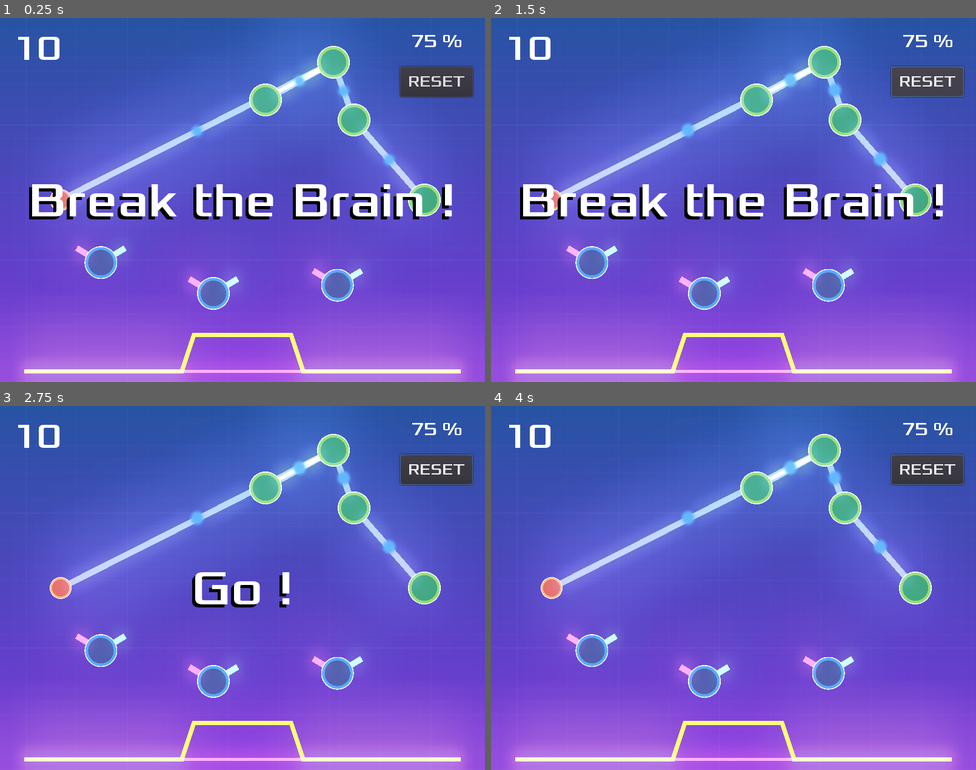
Above: before the commit, frames 1-4 (two rows, left to right).
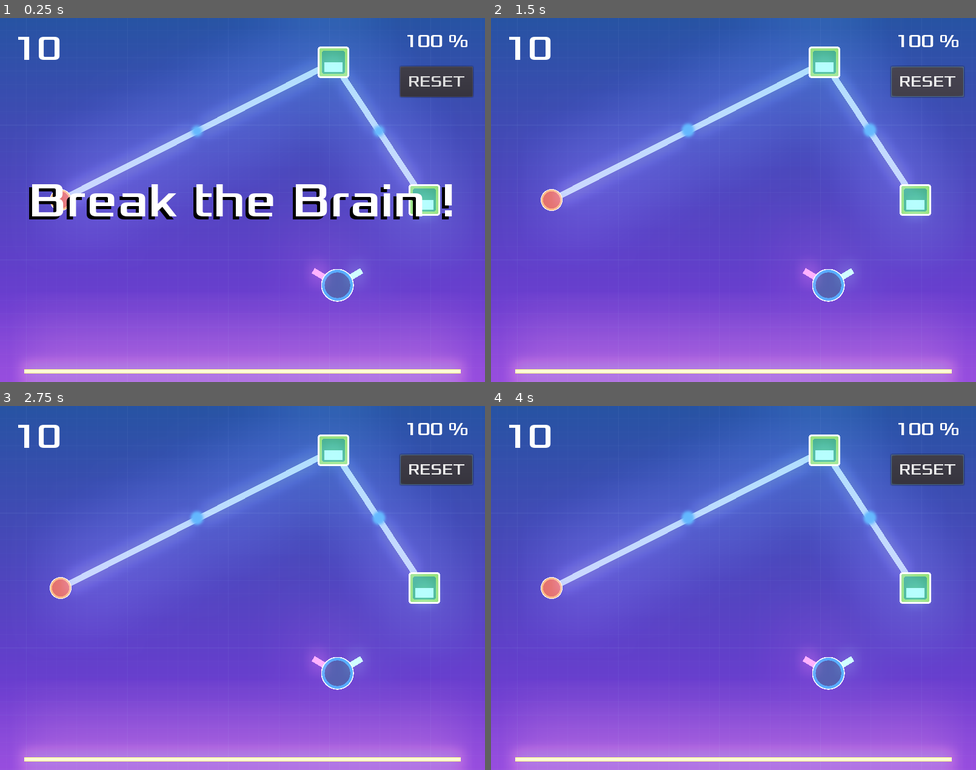
Above: after the commit, the same moments.

Repository: fabienfrfr/BreakTheBrain
Game: Godot game, scene res://Main.tscn
Two runs of this game, one before a commit and one after it. Both use one fixed random seed, a clock stepped at 60 frames per second and the inputs below.
Inputs (mouse positions are in pixels of both pictures, inside the frame that each line leads up to):
- Up to frame 1 (0.25 s): no input
- Up to frame 2 (1.5 s): tap Enter (ui_accept) at 0.5 s; move the mouse to (840, 181) at 0.52 s; hold Enter (ui_accept) 0.53-1.25 s; click "RESET" at 1.25 s
- Up to frame 3 (2.75 s): move the mouse to (145, 606) at 2.02 s
- Up to frame 4 (4 s): move the mouse to (782, 507) at 2.77 s; move the mouse to (709, 660) at 3.52 s

The runs differ from the first frame. In frame 1, 6.1% of the frame differs, in the area x 15-97%, y 4-100%; in frame 2, 10%, in the area x 6-97%, y 4-100%; in frame 3, 7.2%; in frame 4, 6.2%.

Commit message:
Add files via upload

Diff:
--- a/Main.gd
+++ b/Main.gd
@@ -8,8 +8,8 @@
 
 const nb_i = 1
 const nb_out = 1
-const nb_fix = 3
-const nb_mov = 3
+const nb_fix = 1
+const nb_mov = 1
 
 var movable_vertices = []
 var vertices = []
@@ -63,17 +63,21 @@
 
 func curve_init():
 	points_count = $TargetY.get_point_count()
-	## to improve : curve solution
-	for t in $TargetY.points :
-		target_values += [(t.y-min_y)/(max_y-min_y)]
 	for n in range(points_count) :
 		predicted_values += [0]
 		x_input_values += [delta_x_val*(float(n)/(points_count-1))-delta_x_val/2]
+	## curve solution
+	target_values = nn.solution_generator(x_input_values, nb_i+nb_fix, $GraphGen.pos_node, $GraphGen.adj_matrix, movable_vertices)
+	for n in range(points_count):
+		$TargetY.points[n].y = min_y + (max_y-min_y)*target_values[n]
+	# update first curve
 	_CurveUpdate()
 
 func _CurveUpdate():
 	# update movable neuron adjacency
 	_check_connection()
+	# update weight-biase
+	$GraphGen._update(vertices)
 	# compute graph prediction and error
 	predicted_values = nn.graph2computation(x_input_values, $GraphGen.adj_matrix)
 	predicted_values = nn.normalization(predicted_values)
@@ -82,8 +86,7 @@
 		error += abs(target_values[n] - predicted_values[n])
 		$PredictedY.points[n].y = min_y + (max_y-min_y)*predicted_values[n]
 	error = error/points_count
-	# update line2d and text score
-	$GraphGen.update()
+	# update text score
 	$HUD/Error_abs.text = str(int(100*(1-error))) + " %"
 	# dev test
 	print($GraphGen.adj_matrix)
--- a/icon.svg
+++ b/icon.svg
@@ -65,14 +65,14 @@
      inkscape:pageopacity="0"
      inkscape:pageshadow="2"
      inkscape:window-width="1856"
-     inkscape:window-height="1043"
+     inkscape:window-height="1016"
      id="namedview4"
      showgrid="false"
-     inkscape:zoom="20.85965"
-     inkscape:cx="5.848612"
-     inkscape:cy="-3.5475188"
+     inkscape:zoom="29.5"
+     inkscape:cx="4.1016949"
+     inkscape:cy="11.847458"
      inkscape:window-x="1984"
-     inkscape:window-y="0"
+     inkscape:window-y="27"
      inkscape:window-maximized="1"
      inkscape:current-layer="svg2"
      inkscape:pagecheckerboard="0" />
@@ -132,34 +132,44 @@
        d="M 5.5660752,9.8736542 6.3398355,19.714553"
        id="path1463-6" />
   </g>
-  <circle
-     style="fill:#ffb380;stroke-width:0.0377953;stop-color:#000000"
-     id="path1041"
-     cx="3.7040255"
-     cy="3.1346927"
-     r="1.0369713" />
-  <circle
-     style="fill:#afe9af;stroke-width:0.0377953;stop-color:#000000"
-     id="path1041-3"
-     cx="8.0786161"
-     cy="6.1594701"
-     r="1.0369713" />
-  <circle
-     style="fill:#80e5ff;stroke-width:0.0377953;stop-color:#000000"
-     id="path1041-6"
-     cx="4.0148058"
-     cy="12.338867"
-     r="1.0369713" />
-  <circle
-     style="fill:#ffe680;stroke-width:0.0377953;stop-color:#000000"
-     id="path1041-7"
-     cx="7.9166508"
-     cy="10.208343"
-     r="1.0369713" />
-  <circle
-     style="fill:#ff8080;stroke-width:0.0377953;stop-color:#000000"
-     id="path1041-7-3"
-     cx="4"
-     cy="8"
-     r="1.0369713" />
+  <rect
+     style="fill:#ffb380;fill-opacity:1;stroke-width:0.2;stroke-dasharray:0.2, 0.2;stop-color:#000000"
+     id="rect887"
+     width="1.9590051"
+     height="1.8890505"
+     x="2.7533519"
+     y="1.9549437"
+     ry="0.59935439" />
+  <rect
+     style="fill:#afe9af;fill-opacity:1;stroke-width:0.2;stroke-dasharray:0.2, 0.2;stop-color:#000000"
+     id="rect887-6"
+     width="1.9590051"
+     height="1.8890505"
+     x="7.0684156"
+     y="4.7960072"
+     ry="0.63106108" />
+  <rect
+     style="fill:#ff8080;fill-opacity:1;stroke-width:0.2;stroke-dasharray:0.2, 0.2;stop-color:#000000"
+     id="rect887-7"
+     width="1.9590051"
+     height="1.8890505"
+     x="3.0114064"
+     y="7.0307713"
+     ry="0.64453125" />
+  <rect
+     style="fill:#ffe680;fill-opacity:1;stroke-width:0.2;stroke-dasharray:0.2, 0.2;stop-color:#000000"
+     id="rect887-5"
+     width="1.9590051"
+     height="1.8890505"
+     x="7.2775283"
+     y="9.0840673"
+     ry="0.62976122" />
+  <rect
+     style="fill:#80e5ff;fill-opacity:1;stroke-width:0.2;stroke-dasharray:0.2, 0.2;stop-color:#000000"
+     id="rect887-3"
+     width="1.9590051"
+     height="1.8890505"
+     x="3.1453359"
+     y="11.240372"
+     ry="0.55644667" />
 </svg>
--- a/node/Edging_.gd
+++ b/node/Edging_.gd
@@ -22,5 +22,5 @@
 		if d_.length() < 50 :
 			delta_m = (position_mouse.x - $Line.points[0].x)
 			delta_x = ($Line.points[1].x - $Line.points[0].x)
-			offset = delta_m/delta_x
-			$Line/Cursor.position = $Line.points[0].linear_interpolate($Line.points[1], abs(offset))
+			offset = float(int(100*delta_m/delta_x)%100)/100
+			$Line/Cursor.position = $Line.points[0].linear_interpolate($Line.points[1], offset)
--- a/node/FixedNeuron.gd
+++ b/node/FixedNeuron.gd
@@ -3,8 +3,44 @@
 var Weight = {}
 var Biaise
 
+var min_biases_pos
+var max_biases_pos
+
 var In_signal = {}
 var Out_signal = Array([])
 
+var position_mouse
+var relative_pos_cursor
+var absolut_position_cursor
+var d_
+var new_position_cursor
+var cm2pix = 3.7795275591
+
+var offset
+
+func _ready():
+	min_biases_pos = $Biases.points[0].y
+	max_biases_pos = $Biases.points[1].y
+	# middle position of biases cursor
+	$Biases.points[1].y = (min_biases_pos + max_biases_pos)/2
+	offset = 0.5
+
 func collect_info():
 	pass
+
+func _process(_delta):
+	position_mouse = get_viewport().get_mouse_position()
+	if Input.is_action_pressed("ui_accept"):
+		relative_pos_cursor = $Biases.get_point_position(1)
+		absolut_position_cursor = position + relative_pos_cursor / cm2pix
+		d_ = absolut_position_cursor - position_mouse
+		if d_.length() < 15 :
+			new_position_cursor = -(position.y - position_mouse.y)*cm2pix
+			# inverted position
+			if new_position_cursor < max_biases_pos :
+				$Biases.points[1].y = max_biases_pos
+			elif new_position_cursor > min_biases_pos :
+				$Biases.points[1].y = min_biases_pos
+			else :
+				$Biases.points[1].y = new_position_cursor
+			offset = abs(($Biases.points[1].y - min_biases_pos)/(max_biases_pos-min_biases_pos))
--- a/node/FixedNeuron.tscn
+++ b/node/FixedNeuron.tscn
@@ -11,17 +11,25 @@
 "speed": 5.0
 } ]
 
-[sub_resource type="CircleShape2D" id=2]
-radius = 26.1429
+[sub_resource type="RectangleShape2D" id=2]
+extents = Vector2( 23.6351, 23.5984 )
+
+[sub_resource type="CanvasItemMaterial" id=3]
+blend_mode = 1
 
 [node name="FixedNeuron" type="RigidBody2D"]
 gravity_scale = 0.0
 script = ExtResource( 1 )
 
 [node name="AnimatedSprite" type="AnimatedSprite" parent="."]
-scale = Vector2( 0.15, 0.15 )
+scale = Vector2( 0.075, 0.075 )
 frames = SubResource( 1 )
 animation = "neuron"
 
 [node name="CollisionShape2D" type="CollisionShape2D" parent="."]
 shape = SubResource( 2 )
+
+[node name="Biases" type="Line2D" parent="."]
+material = SubResource( 3 )
+points = PoolVector2Array( 0, 16, 0, -16 )
+width = 30.0
--- a/node/GraphGen.gd
+++ b/node/GraphGen.gd
@@ -7,7 +7,6 @@
 ### define static type (faster)
 var v_size
 var pos_node
-#input, fixed, movable, output (init)
 var type_n
 var adj_list
 var weight
@@ -114,9 +113,15 @@
 		edges_list += edge
 	print(adj_matrix)
 
-func update():
-	# to improve : generalize
+func _update(vertice):
+	# to improve : generalize to multiple initial link
 	for i in range(1, adj_list.size()):
 		if edges_list[i-1] is (Node) :
 			offset = edges_list[i-1].offset
 			adj_matrix[i][adj_list[i][0]] = adj_matrix_copy[i][adj_list[i][0]] + 2.5*(0.5 - offset)
+	# node biases update
+	for i in range(1,vertice.size()) :
+		if i == vertice.size() - 1 :
+			adj_matrix[-1][-1] = adj_matrix_copy[-1][-1] + 1.5*(vertice[i].offset - 0.5)
+		else :
+			adj_matrix[i][i] = adj_matrix_copy[i][i] + 1.5*(vertice[i].offset - 0.5)
--- a/node/HUD.tscn
+++ b/node/HUD.tscn
@@ -71,6 +71,7 @@
 }
 
 [node name="MessageTimer" type="Timer" parent="."]
+wait_time = 0.5
 autostart = true
 
 [node name="Label" type="Label" parent="."]
--- a/node/NeuralNet.gd
+++ b/node/NeuralNet.gd
@@ -1,4 +1,6 @@
 extends Node
+
+var solution_matrix
 
 # dot product matrix*vector
 func dot_mv(mat,vect):
@@ -85,3 +87,25 @@
 	else :
 		normed = fct
 	return normed
+
+func solution_generator(input, nb_c, position_node, init_adj_matrix, movable_neuron):
+	solution_matrix = init_adj_matrix.duplicate(true)
+	# generate connection of movable neuron
+	var in_idx
+	var in_pos
+	var out_idx_list
+	var out_idx
+	# input then output
+	for i in range(movable_neuron.size()):
+		in_idx = randi() % nb_c
+		in_pos = position_node[in_idx]
+		out_idx_list = []
+		for j in range(position_node.size()) :
+			if position_node[j] > in_pos :
+				out_idx_list += [j]
+		out_idx = out_idx_list[randi() % out_idx_list.size()]
+		# add in solution matrix
+		solution_matrix[nb_c+i][in_idx] = movable_neuron[i].Weight_in
+		solution_matrix[out_idx][nb_c+i] = movable_neuron[i].Weight_out
+	# return solution
+	return graph2computation(input,solution_matrix)
Binary file changed: asset/FixedNeuron.png
Binary file changed: icon.png
Not shown: 2 places in node/Edging_.tscn that only renumber resources
Not shown: 1 places in node/FixedNeuron.tscn that only renumber resources
Binary file changed: scale_model.png
